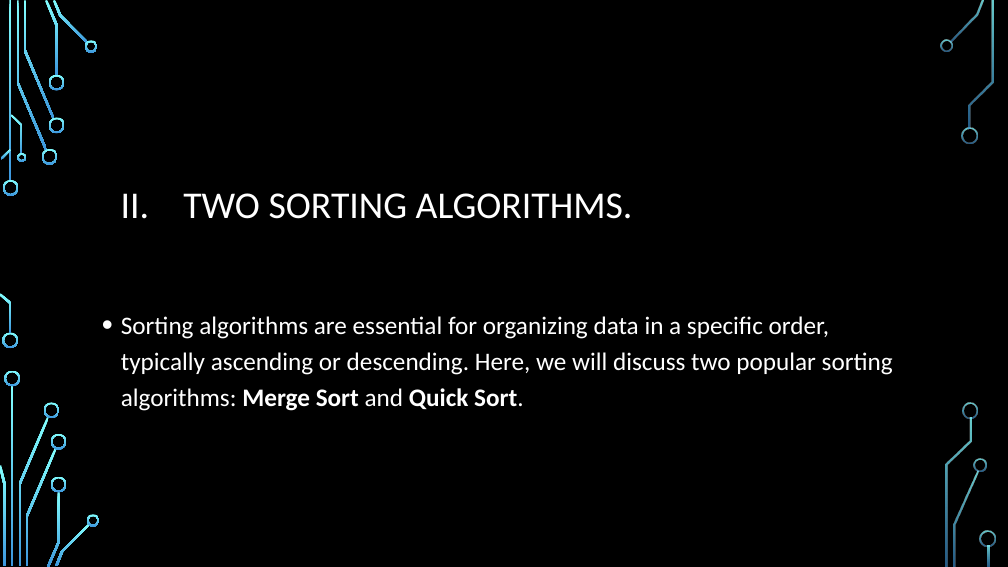
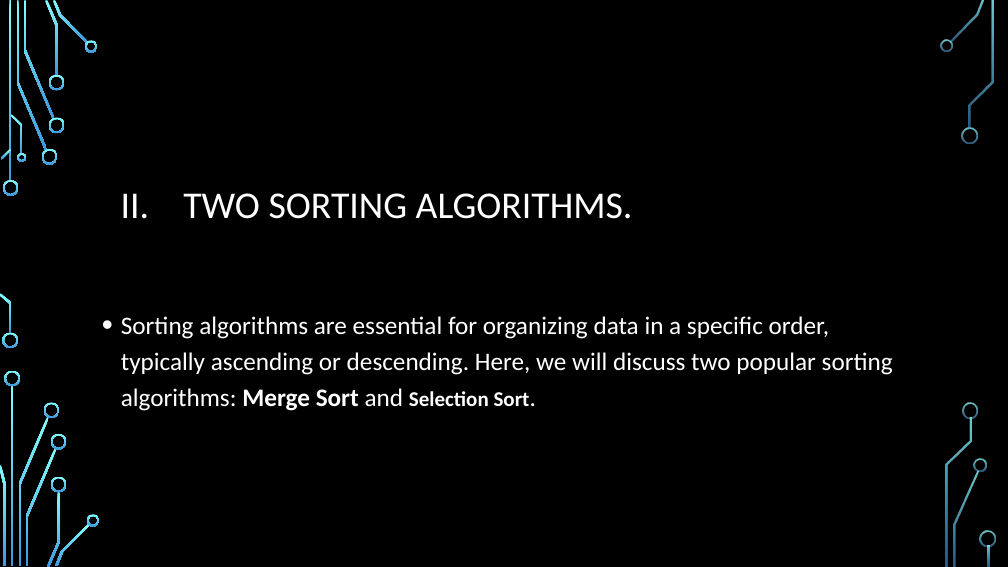
Before and after one commit to thanhye/ASM1, a slide deck: slide 8 of BH01702_TranVanThanh_SE07102.pptx. Drawn at 1008x567 pixels with LibreOffice and Linux fonts; fonts in the diff are those of the drawing; background and template pictures are left out. Boxes give left, top, right and bottom in pixels: in the first picture for what was removed or moved away, otherwise in the second. Text is boxed around its words. In the diff, an @@ line names an element or a change of style, - is before the commit and + after.

Commit message:
done

```diff
--- a/BH01702_TranVanThanh_SE07102.pptx
+++ b/BH01702_TranVanThanh_SE07102.pptx
@@ text at bbox=[121, 316, 893, 411]: text changed @@
-• Sorting algorithms are essential for organizing data in a specific order, typically ascending or descending. Here, we will discuss two popular sorting algorithms: Merge Sort and Quick Sort.
+• Sorting algorithms are essential for organizing data in a specific order, typically ascending or descending. Here, we will discuss two popular sorting algorithms: Merge Sort and Selection Sort.
```
Also in this commit, not shown: 2 other slides changed.
